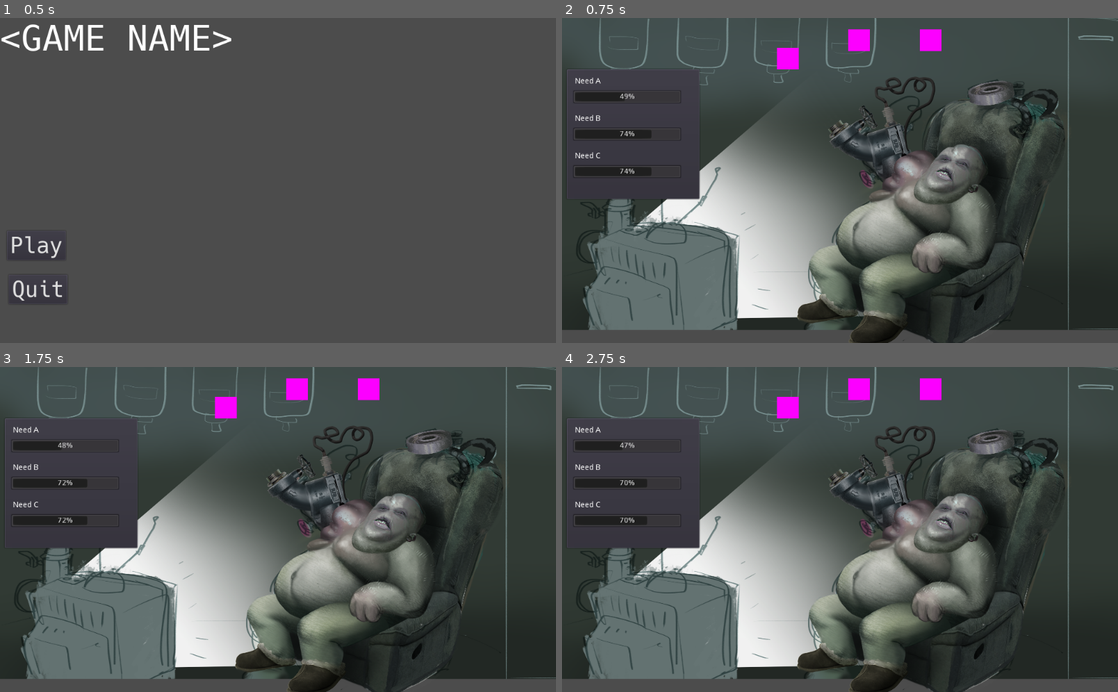
Above: before the commit, frames 1-4 (two rows, left to right).
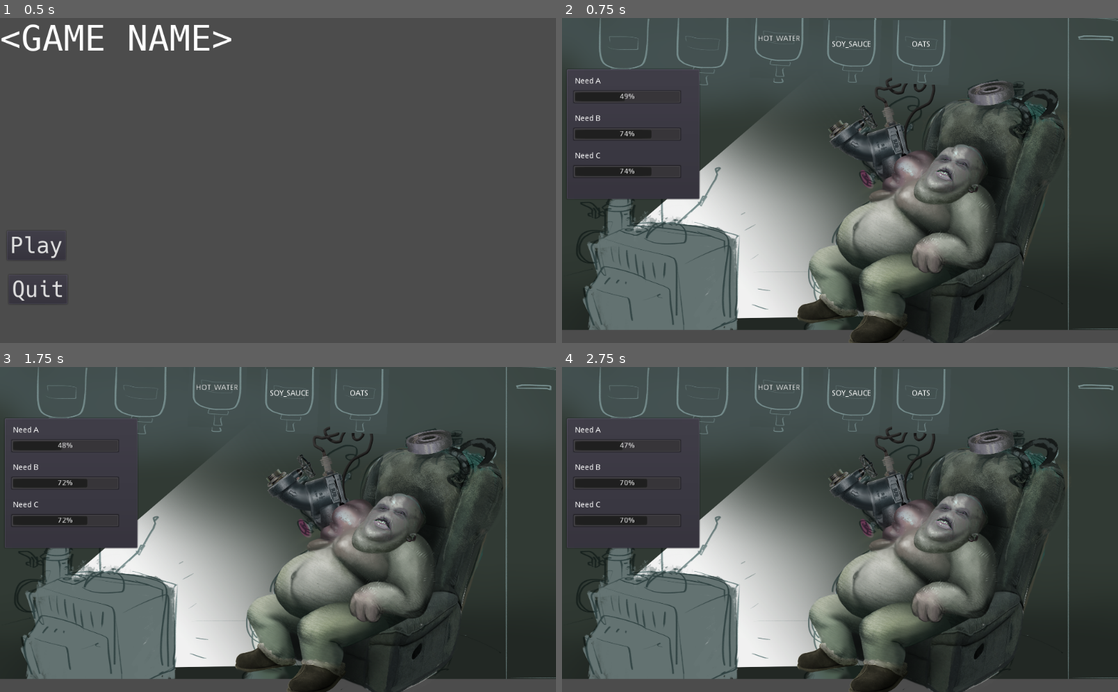
Above: after the commit, the same moments.

Repository: BlackBrad/KiwiJam2021
Game: Godot game, scene res://Scenes/MainMenu.tscn
Same seed, same stepped clock (60 frames per second), same inputs: the game is played once before the commit and once after it.
Inputs (mouse positions are in pixels of both pictures, inside the frame that each line leads up to):
- Up to frame 1 (0.5 s): no input
- Up to frame 2 (0.75 s): click "Play" at 0.5 s
- Up to frame 3 (1.75 s): move the mouse to (400, 513) at 1.27 s
- Up to frame 4 (2.75 s): tap Enter at 2 s; move the mouse to (728, 545) at 2.02 s

Frame 1 is identical in both runs. In frame 2, 1.4% of the frame differs, in the area x 34-69%, y 0-21%; in frame 3, 1.4%; in frame 4, 1.4%.

Commit message:
Substance icon and rate changes

Diff:
--- a/Scenes/MainMenu.tscn
+++ b/Scenes/MainMenu.tscn
@@ -30,6 +30,9 @@
 custom_fonts/font = ExtResource( 2 )
 text = "Play"
 script = ExtResource( 4 )
+__meta__ = {
+"_edit_use_anchors_": false
+}
 
 [node name="QuitButton" type="Button" parent="."]
 margin_left = 16.1572
--- a/Scenes/NeedsTest.tscn
+++ b/Scenes/NeedsTest.tscn
@@ -51,25 +51,25 @@
 position = Vector2( 624.669, 358.466 )
 scale = Vector2( 0.5, 0.5 )
 
-[node name="Oats" parent="World" instance=ExtResource( 4 )]
-margin_left = 527.0
-margin_top = 21.0
-margin_right = 567.0
-margin_bottom = 61.0
-substance = 1
-rate = 0.1
-
-[node name="SoySauce" parent="World" instance=ExtResource( 4 )]
-margin_left = 659.484
-margin_top = 21.0
-margin_right = 699.484
-margin_bottom = 61.0
-substance = 2
-rate = 0.2
-
 [node name="SubstanceSpawner" parent="World" instance=ExtResource( 7 )]
 position = Vector2( 395.553, 55.4374 )
 substance_scene = ExtResource( 4 )
+
+[node name="SoySauce" parent="World" instance=ExtResource( 4 )]
+margin_left = 479.34
+margin_top = 1.42596
+margin_right = 579.34
+margin_bottom = 131.426
+substance = 2
+rate = 2.0
+
+[node name="Oats" parent="World" instance=ExtResource( 4 )]
+margin_left = 606.619
+margin_top = 1.42596
+margin_right = 706.619
+margin_bottom = 131.426
+substance = 1
+rate = 4.0
 
 [node name="PanelContainer" type="PanelContainer" parent="World"]
 margin_left = 7.0
--- a/Scenes/Substance.tscn
+++ b/Scenes/Substance.tscn
@@ -1,38 +1,52 @@
-[gd_scene load_steps=3 format=2]
+[gd_scene load_steps=4 format=2]
 
 [ext_resource path="res://Scripts/DragTest.gd" type="Script" id=1]
 [ext_resource path="res://Audio/click_1.wav" type="AudioStream" id=2]
+[ext_resource path="res://Art/mockup.png" type="Texture" id=3]
 
 [node name="Substance" type="Control"]
-margin_right = 40.0
-margin_bottom = 40.0
+margin_left = -50.0
+margin_top = -65.0
+margin_right = 50.0
+margin_bottom = 65.0
 script = ExtResource( 1 )
 __meta__ = {
 "_edit_use_anchors_": false
 }
 
+[node name="Polygon2D" type="Polygon2D" parent="."]
+position = Vector2( 61.772, 52.0295 )
+scale = Vector2( 0.5, 0.5 )
+offset = Vector2( -500, -100 )
+texture = ExtResource( 3 )
+polygon = PoolVector2Array( 381.482, 1.23457, 377.778, 234.568, 586.42, 241.975, 596.296, 2.46913 )
+uv = PoolVector2Array( 381.482, 1.23457, 377.778, 234.568, 586.42, 241.975, 596.296, 2.46913 )
+
 [node name="ColorRect" type="ColorRect" parent="."]
-anchor_left = 0.5
-anchor_top = 0.5
-anchor_right = 0.5
-anchor_bottom = 0.5
-margin_left = -20.0
-margin_top = -20.0
-margin_right = 20.0
-margin_bottom = 20.0
-mouse_filter = 2
-color = Color( 0.992157, 0, 1, 1 )
-
-[node name="Label" type="Label" parent="."]
 visible = false
 anchor_left = 0.5
 anchor_top = 0.5
 anchor_right = 0.5
 anchor_bottom = 0.5
-margin_left = -83.5
-margin_top = -31.5
-margin_right = 83.5
-margin_bottom = 31.5
+margin_left = -50.0
+margin_top = -65.0
+margin_right = 50.0
+margin_bottom = 65.0
+mouse_filter = 2
+color = Color( 0.992157, 0, 1, 1 )
+__meta__ = {
+"_edit_use_anchors_": false
+}
+
+[node name="Label" type="Label" parent="."]
+anchor_left = 0.5
+anchor_top = 0.5
+anchor_right = 0.5
+anchor_bottom = 0.5
+margin_left = -79.0102
+margin_top = -48.3369
+margin_right = 87.9898
+margin_bottom = 14.6631
 text = "<SUBSTANCE>"
 align = 1
 valign = 1
--- a/Scripts/Chair.gd
+++ b/Scripts/Chair.gd
@@ -14,4 +14,4 @@
 
 func _physics_process(delta):
 	if source.get_ref():
-		var substance = source.get_ref().drain_substance()
+		var substance = source.get_ref().drain_substance(delta)
--- a/Scripts/DragTest.gd
+++ b/Scripts/DragTest.gd
@@ -25,9 +25,9 @@
 	audio_player.play()
 	return weakref(self)
 
-func drain_substance():
+func drain_substance(delta):
 	if amount > rate:
-		amount -= rate
+		amount -= rate * delta
 		return substance
 	else:
 		amount = 0
@@ -35,11 +35,11 @@
 		queue_free()
 		return Globals.Substances.NONE
 
-func on_mouse_entered():
-	label.show()
+#func on_mouse_entered():
+	#label.show()
 
-func on_mouse_exited():
-	label.hide()
+#func on_mouse_exited():
+	#label.hide()
 
 func on_connect_to_sink():
 	audio_player.play()
--- a/Scripts/NeedSource.gd
+++ b/Scripts/NeedSource.gd
@@ -50,30 +50,30 @@
 	var decay_rates = {}
 	if is_alive:
 		decay_rates = {
-		Globals.Needs.A: need_a_drain_rate,
-		Globals.Needs.B: need_b_drain_rate
-	}
-	var need_rates = {}
+			Globals.Needs.A: need_a_drain_rate,
+			Globals.Needs.B: need_b_drain_rate
+		}
+		var need_rates = {}
 
-	for need in decay_rates:
-		need_rates[need] = decay_rates[need]
+		for need in decay_rates:
+			need_rates[need] = decay_rates[need]
 
-	if source.get_ref():
-		var substance = source.get_ref().drain_substance()
-		print("Applying effect:")
-		print(boy_status_effects[substance])
-		for key in boy_status_effects[substance]:
-			need_rates[key] += boy_status_effects[substance][key]
+		if source.get_ref():
+			var substance = source.get_ref().drain_substance(delta)
+			print("Applying effect:")
+			print(boy_status_effects[substance])
+			for key in boy_status_effects[substance]:
+				need_rates[key] += boy_status_effects[substance][key]
 
-	for key in needs:
-		needs[key] += need_rates[key] * delta
-		needs[key] = clamp(needs[key], 0.0, 100.0)
+		for key in needs:
+			needs[key] += need_rates[key] * delta
+			needs[key] = clamp(needs[key], 0.0, 100.0)
 
-	# Check for death
-	for need in needs:
-		if needs[need] <= 0.0:
-			on_death();
-			is_alive = false
+		# Check for death
+		for need in needs:
+			if needs[need] <= 0.0:
+				on_death();
+				is_alive = false
 
 func get_needs_value(key):
 	return needs[key]
